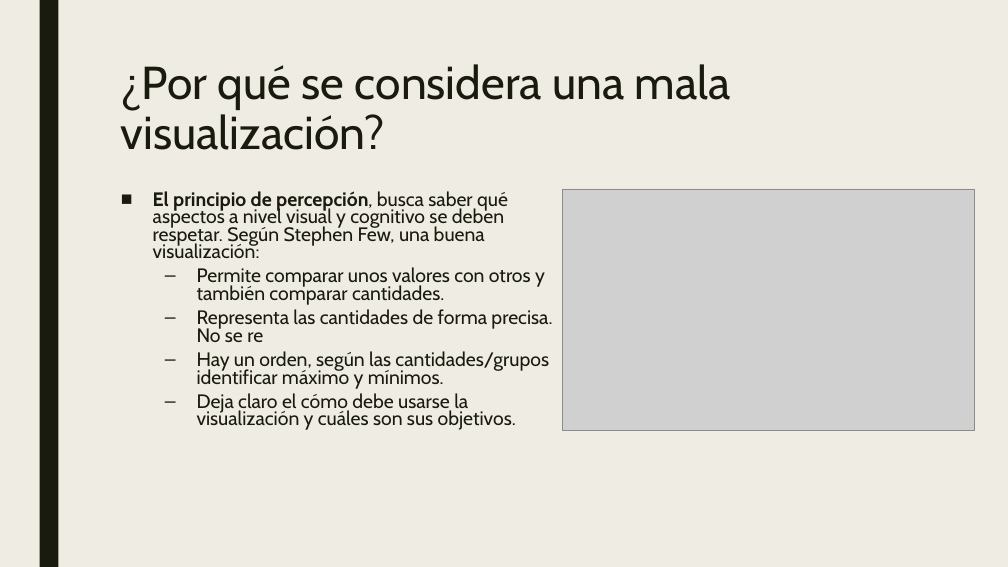
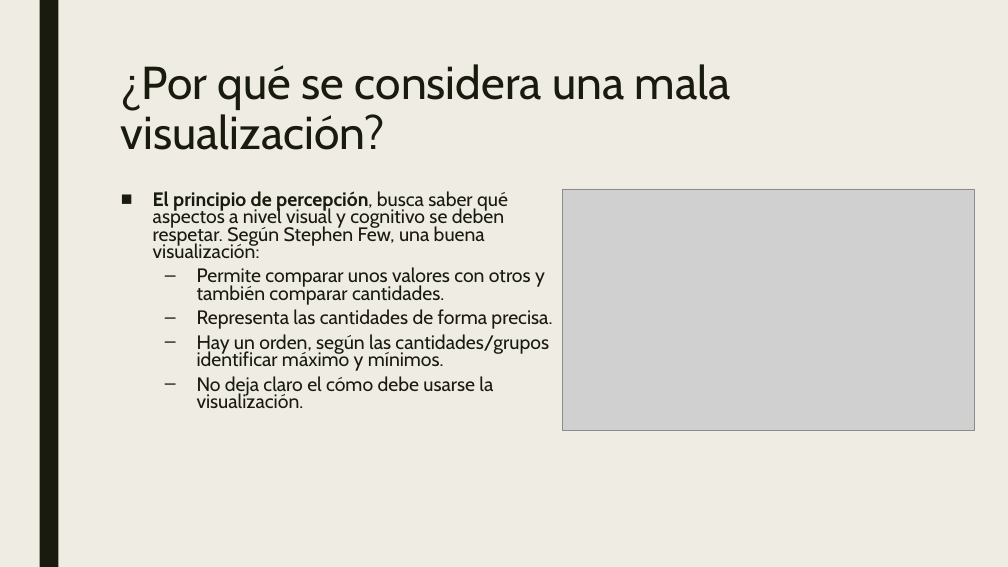
Before and after one commit to mariousm/Data-Science-Master, a slide deck: slide 6 of 2021-22/PrimerSemestre/Visualizacion/MalaPractica.pptx. Drawn at 1008x567 pixels with LibreOffice and Linux fonts; fonts in the diff are those of the drawing; grey boxes stand for pictures. Boxes give left, top, right and bottom in pixels: in the first picture for what was removed or moved away, otherwise in the second. Text is boxed around its words. In the diff, an @@ line names an element or a change of style, - is before the commit and + after.

```diff
--- a/2021-22/PrimerSemestre/Visualizacion/MalaPractica.pptx
+++ b/2021-22/PrimerSemestre/Visualizacion/MalaPractica.pptx
@@ text at <box>197,309,552,329</box>: text changed @@
-  – Representa las cantidades de forma precisa. No se re
+  – Representa las cantidades de forma precisa.
@@ text at <box>197,376,493,408</box>: text changed @@
-  – Deja claro el cómo debe usarse la visualización y cuáles son sus objetivos.
+  – No deja claro el cómo debe usarse la visualización.
```
Also in this commit, not shown: 1 other slide changed, 1 other file.
